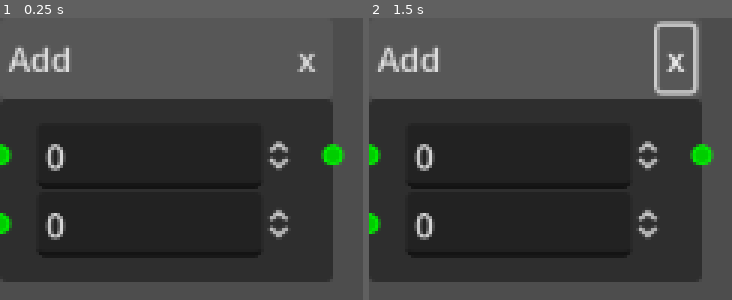
Above: before the commit, frames 1-2 (left to right).
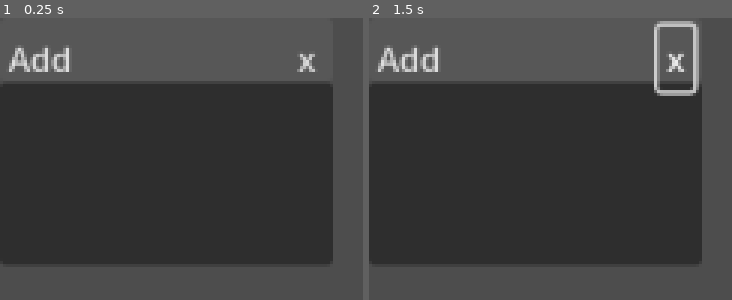
Above: after the commit, the same moments.

Repository: MetalPizzaCat/MathExpr
Game: Godot game, scene res://nodes/addition_node.tscn
Two runs of this game, one before a commit and one after it. Both use one fixed random seed, a clock stepped at 60 frames per second and the inputs below. This scene is started directly instead of the project's main scene.
Inputs (mouse positions are in pixels of both pictures, inside the frame that each line leads up to):
- Up to frame 1 (0.25 s): no input
- Up to frame 2 (1.5 s): tap Enter at 0.5 s; move the mouse to (outside the picture) at 0.52 s; click "x" at 1.25 s

The runs differ from the first frame. In frame 1, 13% of the frame differs, in the area x 0-96%, y 23-94%; in frame 2, 13%.

Commit message:
add loop and select node

Diff:
--- a/editor/graph_edit.gd
+++ b/editor/graph_edit.gd
@@ -43,7 +43,7 @@
 	else:
 		node = data.node_script.new() as BaseNode
 		node.title = data.main_name
-		node.input_count = data.input_count
+		node.input_data = data.inputs
 	node.position_offset = get_viewport().get_mouse_position()
 	node.node_deleted.connect(_on_node_deleted)
 	add_child(node)
--- /dev/null
+++ b/editor/manual_input.gd
@@ -0,0 +1,51 @@
+extends HBoxContainer
+class_name ManualInput
+
+@export var has_input : bool = true
+@export var is_input_number : bool = true
+@export var text : String = ""
+
+var spin_box : SpinBox
+var check_box : CheckBox
+var label : Label
+
+var check_box_state : bool
+
+var _editable : bool
+
+var editable : bool = true:
+	get:
+		return _editable
+	set(value):
+		_editable = value
+		if spin_box != null:
+			spin_box.editable = value
+		if check_box != null:
+			check_box.disabled = not value
+
+
+func _ready():
+	if is_input_number:
+		spin_box = SpinBox.new()
+		spin_box.step = 0.1
+		spin_box.allow_greater = true
+		spin_box.allow_lesser = true
+		add_child(spin_box)
+	else:
+		check_box = CheckBox.new()
+		check_box.toggled.connect(_on_checkbox_toggled)
+		add_child(check_box)
+
+	label = Label.new()
+	label.text = text
+	add_child(label)
+
+
+func _on_checkbox_toggled(state: bool):
+	check_box_state = state
+
+
+func get_value() -> float:
+	if is_input_number:
+		return spin_box.value
+	return 1.0 if check_box_state else 0.0
--- /dev/null
+++ b/editor/manual_input.tscn
@@ -0,0 +1,8 @@
+[gd_scene load_steps=2 format=3 uid="uid://b6t0ygdv65b66"]
+
+[ext_resource type="Script" path="res://editor/manual_input.gd" id="1_ubjkv"]
+
+[node name="ManualInput" type="HBoxContainer"]
+offset_right = 40.0
+offset_bottom = 40.0
+script = ExtResource("1_ubjkv")
--- a/editor/node_panel.tscn
+++ b/editor/node_panel.tscn
@@ -1,25 +1,42 @@
-[gd_scene load_steps=12 format=3 uid="uid://d4cfh7o2ea5wf"]
+[gd_scene load_steps=24 format=3 uid="uid://d4cfh7o2ea5wf"]
 
 [ext_resource type="Script" path="res://editor/node_panel.gd" id="1_esfky"]
+[ext_resource type="Script" path="res://scripts/input_data.gd" id="2_li0gj"]
 [ext_resource type="Script" path="res://scripts/addition_node.gd" id="2_nru3w"]
 [ext_resource type="Script" path="res://scripts/node_creation_data.gd" id="3_lt0sr"]
 [ext_resource type="Script" path="res://scripts/print_node.gd" id="4_xtoaq"]
 [ext_resource type="Script" path="res://scripts/finish_node.gd" id="5_umvbt"]
 [ext_resource type="PackedScene" uid="uid://cgng6rnscdm75" path="res://nodes/finish_node.tscn" id="6_c4o7w"]
 [ext_resource type="Script" path="res://scripts/branch_node.gd" id="7_b6u4y"]
+[ext_resource type="Script" path="res://scripts/loop_sum_node.gd" id="9_reyig"]
+
+[sub_resource type="Resource" id="Resource_jx6qt"]
+script = ExtResource("2_li0gj")
+text = ""
+is_number = true
+
+[sub_resource type="Resource" id="Resource_m2kfr"]
+script = ExtResource("2_li0gj")
+text = ""
+is_number = true
 
 [sub_resource type="Resource" id="Resource_aauok"]
 script = ExtResource("3_lt0sr")
-input_count = 2
+inputs = Array[ExtResource("2_li0gj")]([SubResource("Resource_jx6qt"), SubResource("Resource_m2kfr")])
 output_count = 1
 node_script = ExtResource("2_nru3w")
 use_prefab = false
 main_name = "Add"
 additional_names = Array[String](["+"])
 
+[sub_resource type="Resource" id="Resource_u2vsa"]
+script = ExtResource("2_li0gj")
+text = ""
+is_number = true
+
 [sub_resource type="Resource" id="Resource_5ybao"]
 script = ExtResource("3_lt0sr")
-input_count = 1
+inputs = Array[ExtResource("2_li0gj")]([SubResource("Resource_u2vsa")])
 output_count = 1
 node_script = ExtResource("4_xtoaq")
 use_prefab = false
@@ -28,7 +45,7 @@
 
 [sub_resource type="Resource" id="Resource_18ifd"]
 script = ExtResource("3_lt0sr")
-input_count = 1
+inputs = Array[ExtResource("2_li0gj")]([])
 output_count = 0
 node_script = ExtResource("5_umvbt")
 prefab_scene = ExtResource("6_c4o7w")
@@ -36,14 +53,53 @@
 main_name = "Finish"
 additional_names = Array[String](["End", "Result"])
 
+[sub_resource type="Resource" id="Resource_0yaf2"]
+script = ExtResource("2_li0gj")
+text = "Condition"
+is_number = false
+
+[sub_resource type="Resource" id="Resource_53tfr"]
+script = ExtResource("2_li0gj")
+text = "True"
+is_number = true
+
+[sub_resource type="Resource" id="Resource_xqy1o"]
+script = ExtResource("2_li0gj")
+text = "False"
+is_number = true
+
 [sub_resource type="Resource" id="Resource_ehk7e"]
 script = ExtResource("3_lt0sr")
-input_count = 3
+inputs = Array[ExtResource("2_li0gj")]([SubResource("Resource_0yaf2"), SubResource("Resource_53tfr"), SubResource("Resource_xqy1o")])
 output_count = 1
 node_script = ExtResource("7_b6u4y")
 use_prefab = false
 main_name = "Select"
 additional_names = Array[String](["Select", "Branch", "If"])
+
+[sub_resource type="Resource" id="Resource_ut0gy"]
+script = ExtResource("2_li0gj")
+text = "Start"
+is_number = true
+
+[sub_resource type="Resource" id="Resource_b0w0f"]
+script = ExtResource("2_li0gj")
+text = "End"
+is_number = true
+
+[sub_resource type="Resource" id="Resource_8q3i8"]
+script = ExtResource("2_li0gj")
+text = "Body"
+is_number = true
+
+[sub_resource type="Resource" id="Resource_yinlf"]
+script = ExtResource("3_lt0sr")
+inputs = Array[ExtResource("2_li0gj")]([SubResource("Resource_ut0gy"), SubResource("Resource_b0w0f"), SubResource("Resource_8q3i8")])
+output_count = 1
+node_script = ExtResource("9_reyig")
+use_prefab = false
+main_name = "Sum"
+additional_names = Array[String](["Sum"])
 
 [node name="PopupPanel" type="PopupPanel"]
 title = "Add new node"
@@ -51,7 +107,7 @@
 size = Vector2i(190, 343)
 visible = true
 script = ExtResource("1_esfky")
-nodes = Array[ExtResource("3_lt0sr")]([SubResource("Resource_aauok"), SubResource("Resource_5ybao"), SubResource("Resource_18ifd"), SubResource("Resource_ehk7e")])
+nodes = Array[ExtResource("3_lt0sr")]([SubResource("Resource_aauok"), SubResource("Resource_5ybao"), SubResource("Resource_18ifd"), SubResource("Resource_ehk7e"), SubResource("Resource_yinlf")])
 
 [node name="VBoxContainer" type="VBoxContainer" parent="."]
 offset_left = 4.0
--- a/nodes/addition_node.tscn
+++ b/nodes/addition_node.tscn
@@ -7,6 +7,6 @@
 offset_bottom = 119.0
 title = "Add"
 script = ExtResource("1_vdv0g")
-input_count = 2
+input_data = null
 
 [connection signal="delete_request" from="." to="." method="_on_delete_request"]
--- a/scripts/addition_node.gd
+++ b/scripts/addition_node.gd
@@ -3,6 +3,6 @@
 
 func get_data() -> float:
 	var result: float = 0.0
-	for i in range(0, input_count):
+	for i in range(0, len(inputs)):
 		result += get_value_for_input(i)
 	return result
--- a/scripts/base_node.gd
+++ b/scripts/base_node.gd
@@ -1,11 +1,12 @@
 extends GraphNode
 class_name BaseNode
 
-signal node_deleted(name : String)
+signal node_deleted(name: String)
 
-@export var input_count: int = 1
+@export var input_data : Array[InputData] = []
 var inputs: Array[BaseNode] = []
-var manual_inputs: Array[SpinBox] = []
+var manual_inputs: Array[ManualInput] = []
+
 
 func generate_ui():
 	var close_button = Button.new()
@@ -16,15 +17,16 @@
 
 
 func _ready():
-	for i in range(0, input_count):
-		var spin_box = SpinBox.new()
-		spin_box.step = 0.1
-		spin_box.allow_greater = true
-		spin_box.allow_lesser = true
-		add_child(spin_box)
-		manual_inputs.append(spin_box)
-		set_slot(i, true, 0, Color.GREEN, i == 0, 0, Color.GREEN)
-	inputs.resize(input_count)
+	var ind = 0
+	for data in input_data:
+		var input = ManualInput.new()
+		input.text = data.text
+		input.is_input_number = data.is_number
+		manual_inputs.append(input)
+		add_child(input)
+		set_slot(ind, true, 0, Color.GREEN if data.is_number else Color.RED, ind == 0, 0, Color.GREEN)
+		ind += 1
+	inputs.resize(len(input_data))
 	generate_ui()
 
 
@@ -45,7 +47,7 @@
 
 
 func get_value_for_input(port: int) -> float:
-	return manual_inputs[port].value if inputs[port] == null else inputs[port].get_data()
+	return manual_inputs[port].get_value() if inputs[port] == null else inputs[port].get_data()
 
 
 func get_data() -> float:
--- /dev/null
+++ b/scripts/input_data.gd
@@ -0,0 +1,7 @@
+extends Resource
+class_name InputData
+
+## Text to display near the input
+@export var text : String
+## If true SpinBox is used otherwise a Checkbox
+@export var is_number : bool = true
--- /dev/null
+++ b/scripts/loop_sum_node.gd
@@ -0,0 +1,14 @@
+extends BaseNode
+
+class_name LoopSumNode
+
+
+func get_data() -> float:
+	var start: int = int(get_value_for_input(0))
+	var end: int = int(get_value_for_input(1))
+
+	var sum: float = 0.0
+	print(end)
+	for i in range(start, end):
+		sum += get_value_for_input(2)
+	return sum
--- a/scripts/node_creation_data.gd
+++ b/scripts/node_creation_data.gd
@@ -1,7 +1,7 @@
 extends Resource
 class_name NodeCreationData
 
-@export var input_count: int = 1
+@export var inputs : Array[InputData] = []
 @export var output_count: int = 1
 
 ## Class to attach to the created node
